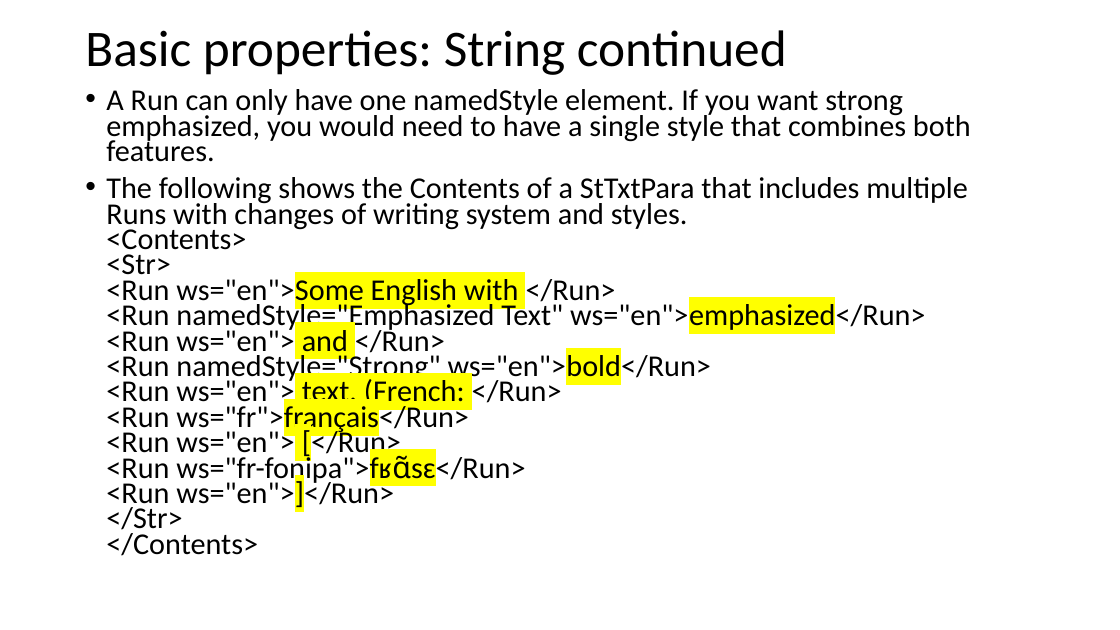
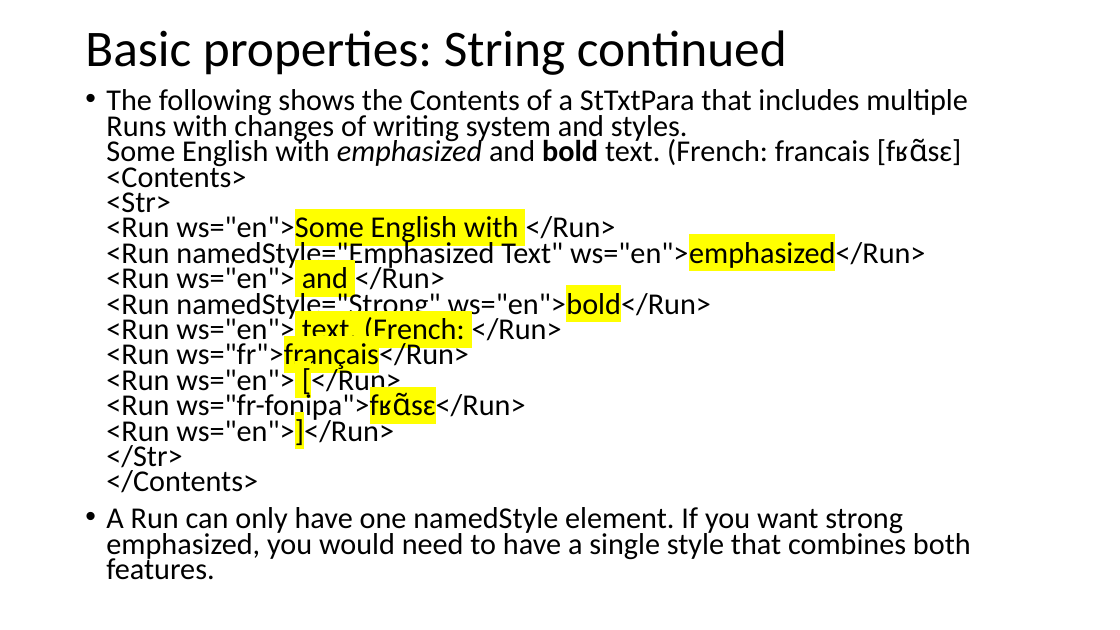
Before and after one commit to sillsdev/FwDocumentation, a slide deck: slide 17 of HelpResourcesSources/TechnicalNotes/FLEx 9.1 Conceptual Model-basic concepts and resources.pptx. Drawn at 1120x630 pixels with LibreOffice and Linux fonts; fonts in the diff are those of the drawing. Boxes give left, top, right and bottom in pixels: in the first picture for what was removed or moved away, otherwise in the second. Text is boxed around its words. In the diff, an @@ line names an element or a change of style, - is before the commit and + after.

```diff
--- a/HelpResourcesSources/TechnicalNotes/FLEx 9.1 Conceptual Model-basic concepts and resources.pptx
+++ b/HelpResourcesSources/TechnicalNotes/FLEx 9.1 Conceptual Model-basic concepts and resources.pptx
@@ text at <box>106,89,968,493</box>: paragraph added @@
+• The following shows the Contents of a StTxtPara that includes multiple Runs with changes of writing system and styles.
+  Some English with emphasized and bold text. (French: francais [fʁɑ̃sɛ]
+  <Contents>
+  <Str>
+  <Run ws="en">Some English with </Run>
+  <Run namedStyle="Emphasized Text" ws="en">emphasized</Run>
+  <Run ws="en"> and </Run>
+  <Run namedStyle="Strong" ws="en">bold</Run>
+  <Run ws="en"> text. (French: </Run>
+  <Run ws="fr">français</Run>
+  <Run ws="en"> [</Run>
+  <Run ws="fr-fonipa">fʁɑ̃sɛ</Run>
+  <Run ws="en">]</Run>
+  </Str>
+  </Contents>
@@ text at <box>106,177,968,556</box>: paragraph removed @@
-• The following shows the Contents of a StTxtPara that includes multiple Runs with changes of writing system and styles.
-  <Contents>
-  <Str>
-  <Run ws="en">Some English with </Run>
-  <Run namedStyle="Emphasized Text" ws="en">emphasized</Run>
-  <Run ws="en"> and </Run>
-  <Run namedStyle="Strong" ws="en">bold</Run>
-  <Run ws="en"> text. (French: </Run>
-  <Run ws="fr">français</Run>
-  <Run ws="en"> [</Run>
-  <Run ws="fr-fonipa">fʁɑ̃sɛ</Run>
-  <Run ws="en">]</Run>
-  </Str>
-  </Contents>
```
Also in this commit, not shown: 23 other slides changed, 1 slide added, 3 other files.
